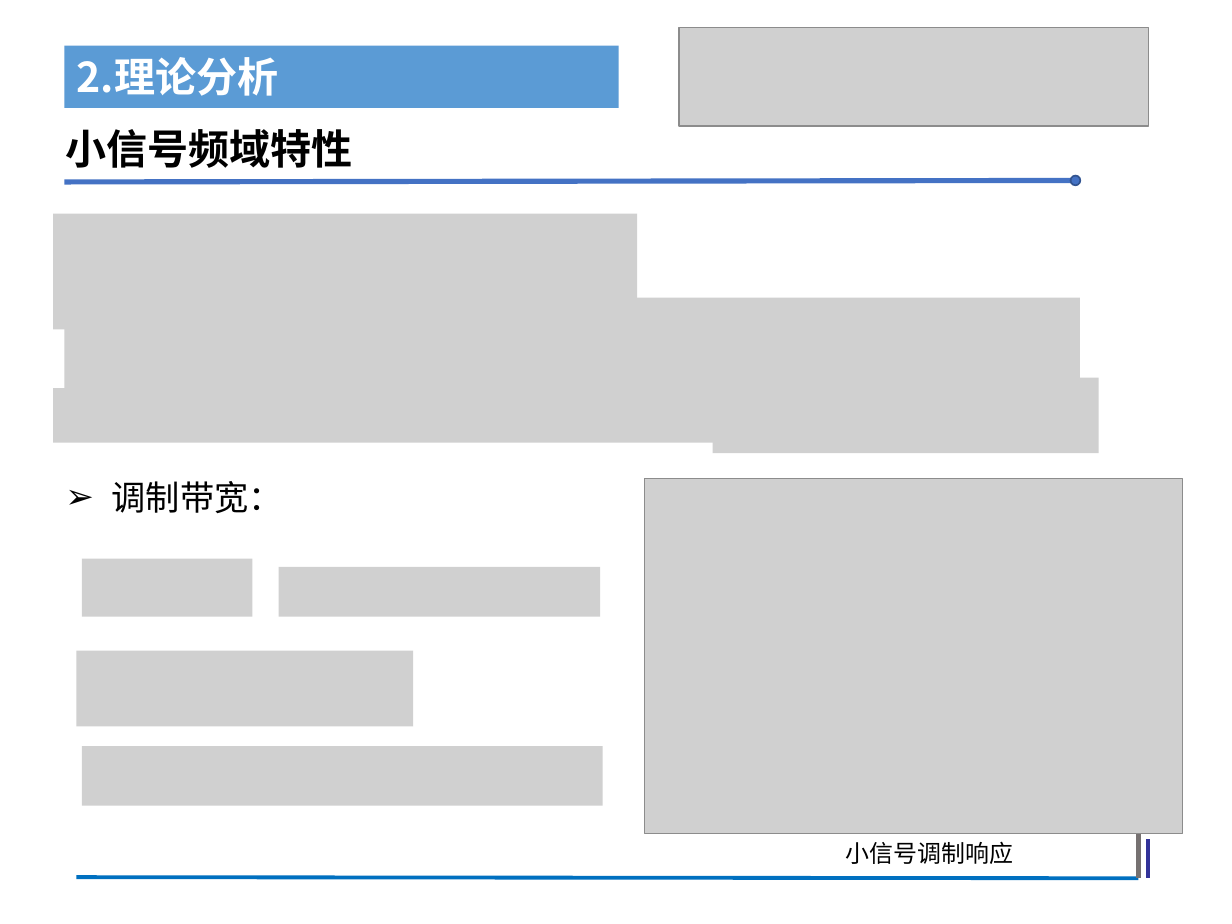
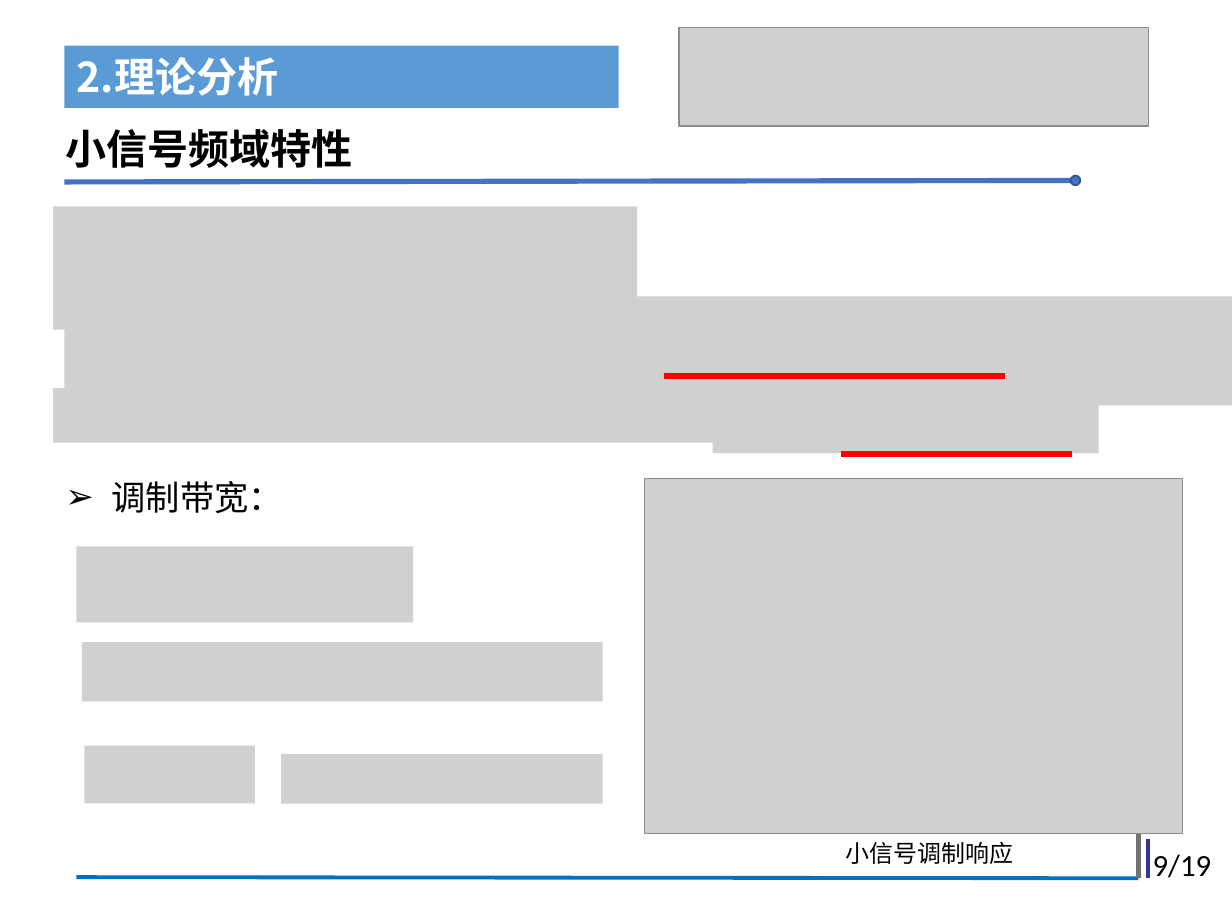
Before and after one commit to Wu-30MKI/Directly-Modulated-Laser, a slide deck: slide 9 of 组会-吴冀亮.pptx (slide 8 before the commit). Drawn at 1232x924 pixels with LibreOffice and Linux fonts; fonts in the diff are those of the drawing; grey boxes stand for pictures. Boxes give left, top, right and bottom in pixels: in the first picture for what was removed or moved away, otherwise in the second. Text is boxed around its words. In the diff, an @@ line names an element or a change of style, - is before the commit and + after.

Commit message:
9.29

```diff
--- a/组会-吴冀亮.pptx
+++ b/组会-吴冀亮.pptx
@@ picture: place and size @@
-picture at <box>53,213,637,329</box>
+picture at <box>53,206,637,329</box>
@@ picture: place and size @@
-picture at <box>64,298,1079,407</box>
+picture at <box>64,297,1232,405</box>
@@ line added from (664, 377) to (1005, 377), #FF0000 3.5 pt @@
@@ line added from (841, 455) to (1072, 455), #FF0000 3.5 pt @@
@@ picture added at <box>76,547,413,623</box> @@
@@ picture removed at <box>81,558,251,616</box> @@
@@ picture removed at <box>278,567,600,616</box> @@
@@ picture removed at <box>76,650,413,727</box> @@
@@ picture added at <box>81,642,602,701</box> @@
@@ picture added at <box>85,745,255,803</box> @@
@@ picture: place and size @@
-picture at <box>81,747,602,806</box>
+picture at <box>281,754,602,803</box>
@@ text added at <box>1153,854,1212,878</box>, 18 pt, text #000000 @@
+9/19
```
Also in this commit, not shown: 7 other slides changed, 11 slides added, 9 slides removed.
